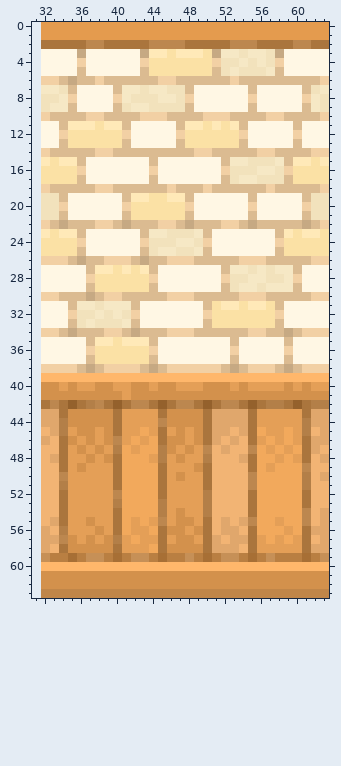
A pixel-art file gets an edit: Tea Cafe/Assets/Sprites_Assets/Wall Texture 01.aseprite. That is the earlier state.
32x64 pixels, 1 frame. Colours within 5 levels of each other are drawn and written as one. Shown: x 31..63, y 0..63. The old version is drawn lined up with the new one, on the new canvas.
After:
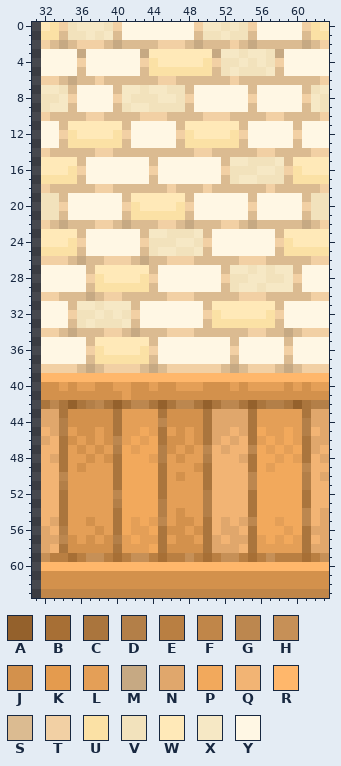
Palette (. is transparent): A #94612c  B #a76f35  C #aa753d  D #b37f48  E #b97f42  F #c08649  G #bc874f  H #c69057  J #d3914c  K #e49b4e  L #e49f57  M #c6a983  N #e0a76c  P #f2a95c  Q #f2b474  R #ffb76b  S #dbbb91  T #f2d0a4  U #fbe1a5  V #f2e2bc  W #ffe9b8  X #f6e8c5  Y #fff7e4
From old to new:
canvas 32x64 -> 64x64, the old top-left corner now at 32,0
Changed rows in their new state; - is an unchanged pixel.
first column x 32:
 0 WUTVXXXVTYYYYYYYYTXXVXVTYYYYYTUW
 1 UUSVVXVXSYYYYYYYYSVVXVVSYYYYYSUU
 2 TSMSTTTSMSSSSTTTSMSSSTSMSSSSSMST
 3 --------------W---W-------------
 4 -------------WWWWW--------------
first column x 32:
11 ------W-----------W-W-----------
12 ----WWWW---------WWWW-----------
15 -W----------------------------W-
16 WWW--------------------------WWW
19 ------------WW------------------
20 -----------WWWW-----------------
23 -W--------------------------W--W
24 WWW-------------------------WWWW
27 --------W-W---------------------
28 -------WWWW---------------------
31 -------------------W--W--W------
32 --------------------WWWWW-------
35 --------W-----------------------
36 -------WWWW---------------------
